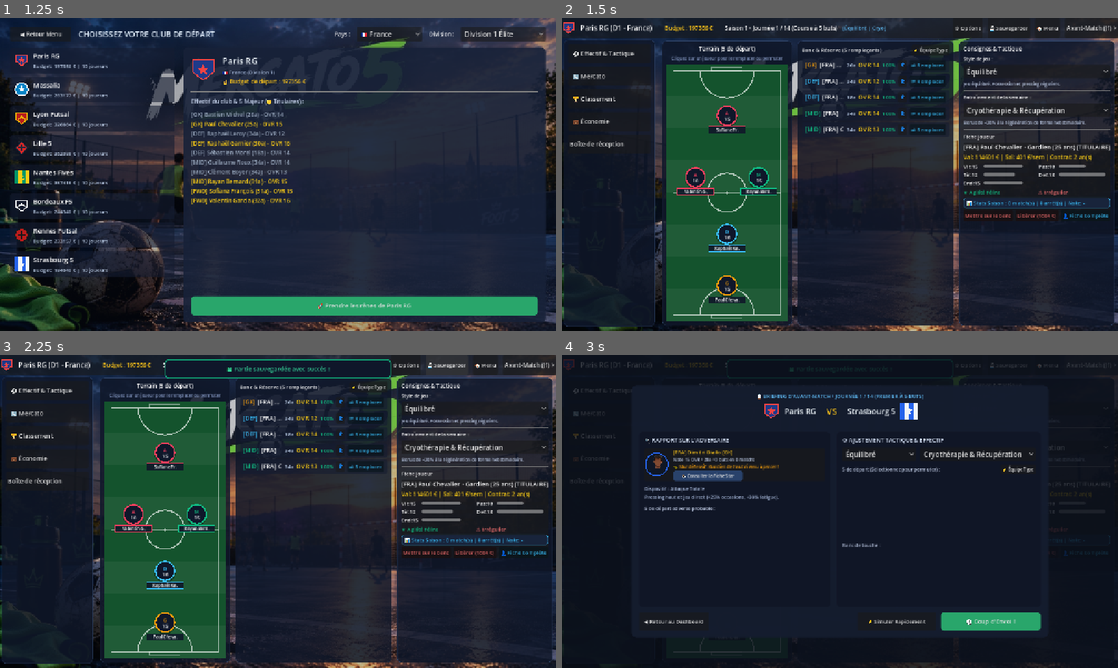
Above: before the commit, frames 1-4 (two rows, left to right).
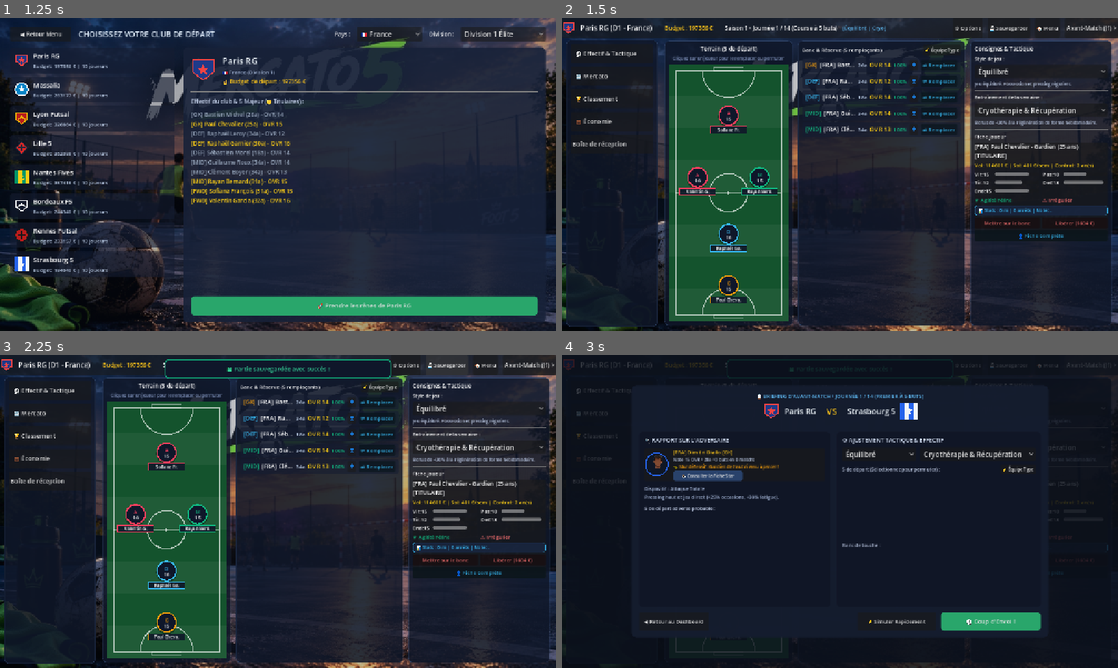
Above: after the commit, the same moments.

Repository: Kikodan/mercato5
Game: Godot game, scene res://scenes/MainMenu.tscn
The game is run twice, just before and just after one commit, with the same random seed, the same clock (stepped at 60 frames per second) and the same inputs.
Inputs:
- Up to frame 1 (1.25 s): click "⭐ NOUVELLE PARTIE" at 0.5 s
- Up to frame 2 (1.5 s): click "🚀 Prendre les rênes de Paris …" at 1.25 s
- Up to frame 3 (2.25 s): click "💾 Sauvegarder" at 2 s
- Up to frame 4 (3 s): click "Avant-Match (J1) >" at 2.75 s

Frame 1 is identical in both runs. In frame 2, 11% of the frame differs, in the area x 0-100%, y 7-99%; in frame 3, 11%; in frame 4, 0.2%.
Error in both runs: Invalid call. Nonexistent function 'theme_override_constants_set' in base 'HBoxContainer'. (res://scenes/PreMatchModal.gd:240)

Commit message:
Fix layout shift when selecting player on pitch (autowrap and grow_horizontal fix)

Diff:
--- a/scenes/Dashboard.tscn
+++ b/scenes/Dashboard.tscn
@@ -130,7 +130,7 @@
 offset_top = 50.0
 offset_right = -10.0
 offset_bottom = -10.0
-grow_horizontal = 2
+grow_horizontal = 1
 grow_vertical = 2
 theme_override_constants/separation = 12
 
@@ -193,7 +193,7 @@
 theme_override_constants/separation = 12
 
 [node name="PitchPanel" type="PanelContainer" parent="Body/MainContent/TabSquad"]
-custom_minimum_size = Vector2(300, 0)
+custom_minimum_size = Vector2(280, 0)
 layout_mode = 2
 size_flags_horizontal = 3
 size_flags_stretch_ratio = 1.0
@@ -215,6 +215,7 @@
 theme_override_font_sizes/font_size = 10
 text = "Cliquez sur un joueur pour le remplacer"
 horizontal_alignment = 1
+autowrap_mode = 2
 
 [node name="Pitch" type="Control" parent="Body/MainContent/TabSquad/PitchPanel/VBoxContainer"]
 custom_minimum_size = Vector2(260, 420)
@@ -223,7 +224,7 @@
 script = ExtResource("4_pitch")
 
 [node name="BenchPanel" type="PanelContainer" parent="Body/MainContent/TabSquad"]
-custom_minimum_size = Vector2(360, 0)
+custom_minimum_size = Vector2(280, 0)
 layout_mode = 2
 size_flags_horizontal = 3
 size_flags_stretch_ratio = 1.3
@@ -242,6 +243,7 @@
 size_flags_horizontal = 3
 theme_override_font_sizes/font_size = 12
 text = "Banc & Réserve"
+autowrap_mode = 2
 
 [node name="BtnAutoLineup" type="Button" parent="Body/MainContent/TabSquad/BenchPanel/VBoxContainer/BenchHeader"]
 layout_mode = 2
@@ -259,7 +261,7 @@
 theme_override_constants/separation = 4
 
 [node name="TacticsPanel" type="PanelContainer" parent="Body/MainContent/TabSquad"]
-custom_minimum_size = Vector2(320, 0)
+custom_minimum_size = Vector2(260, 0)
 layout_mode = 2
 size_flags_horizontal = 3
 size_flags_stretch_ratio = 1.1
--- a/scenes/DashboardController.gd
+++ b/scenes/DashboardController.gd
@@ -772,12 +772,12 @@
 	# Consignes dynamiques
 	if selected_swap_player != null:
 		if player_club.starting_five.has(selected_swap_player):
-			label_pitch_sub.text = "⇄ %s sélectionné : Cliquez sur un remplaçant ci-contre ou un titulaire pour permuter" % selected_swap_player.full_name
+			label_pitch_sub.text = "⇄ %s sélectionné\nCliquez sur un remplaçant ou un titulaire" % selected_swap_player.full_name
 			label_pitch_sub.modulate = Color("facc15")
-			label_bench_title.text = "Cliquez sur '⇄ Remplacer' sur le joueur qui doit entrer :"
+			label_bench_title.text = "Choisir le joueur entrant :"
 			label_bench_title.modulate = Color("facc15")
 		else:
-			label_pitch_sub.text = "⇄ %s (banc) sélectionné : Cliquez sur le titulaire à sortir sur le terrain" % selected_swap_player.full_name
+			label_pitch_sub.text = "⇄ %s (banc) sélectionné\nCliquez sur le titulaire à sortir" % selected_swap_player.full_name
 			label_pitch_sub.modulate = Color("38bdf8")
 			label_bench_title.text = "Banc & Réserve"
 			label_bench_title.modulate = Color.WHITE
@@ -931,13 +931,17 @@
 	var title = Label.new()
 	var pos_names = ["Gardien", "Défenseur", "Milieu", "Attaquant"]
 	title.text = "%s %s - %s (%d ans)%s" % [p.get_flag_emoji(), p.full_name, pos_names[p.position], p.age, status_text]
-	title.add_theme_font_size_override("font_size", 14)
+	title.add_theme_font_size_override("font_size", 13)
+	title.autowrap_mode = TextServer.AUTOWRAP_WORD_SMART
+	title.size_flags_horizontal = Control.SIZE_EXPAND_FILL
 	inspector_content.add_child(title)
 
 	var val_lbl = Label.new()
 	val_lbl.text = "Val: %s € | Sal: %s €/sem | Contrat: %d an(s)" % [String.num_int64(p.market_value), String.num_int64(p.salary), p.contract_years]
 	val_lbl.modulate = Color("facc15")
-	val_lbl.add_theme_font_size_override("font_size", 13)
+	val_lbl.add_theme_font_size_override("font_size", 12)
+	val_lbl.autowrap_mode = TextServer.AUTOWRAP_WORD_SMART
+	val_lbl.size_flags_horizontal = Control.SIZE_EXPAND_FILL
 	inspector_content.add_child(val_lbl)
 
 	var stats_grid = GridContainer.new()
@@ -980,11 +984,13 @@
 	trait_pos.text = "★ %s" % p.trait_positive
 	trait_pos.modulate = Color("10b981")
 	trait_pos.add_theme_font_size_override("font_size", 12)
+	trait_pos.autowrap_mode = TextServer.AUTOWRAP_WORD_SMART
 	trait_pos.size_flags_horizontal = Control.SIZE_EXPAND_FILL
 	var trait_neg = Label.new()
 	trait_neg.text = "⚠️ %s" % p.trait_negative
 	trait_neg.modulate = Color("f87171")
 	trait_neg.add_theme_font_size_override("font_size", 12)
+	trait_neg.autowrap_mode = TextServer.AUTOWRAP_WORD_SMART
 	trait_neg.size_flags_horizontal = Control.SIZE_EXPAND_FILL
 	traits_box.add_child(trait_pos)
 	traits_box.add_child(trait_neg)
@@ -1013,16 +1019,21 @@
 
 	var lbl_season_stats = Label.new()
 	if p.position == Player.Position.GK:
-		lbl_season_stats.text = "📊 Stats Saison : %d match(s) | %d arrêt(s) | Note: %s" % [cur_m, cur_s, cur_r_str]
+		lbl_season_stats.text = "📊 Stats : %d m | %d arrêts | Note: %s" % [cur_m, cur_s, cur_r_str]
 	else:
-		lbl_season_stats.text = "📊 Stats Saison : %d m | ⚽ %d but(s) | 🎯 %d pass. | 🛡️ %d tac. | Note: %s" % [cur_m, cur_g, cur_a, cur_t, cur_r_str]
-	lbl_season_stats.add_theme_font_size_override("font_size", 12)
+		lbl_season_stats.text = "📊 Stats : %d m | ⚽ %d buts | 🎯 %d pass. | 🛡️ %d tac. | Note: %s" % [cur_m, cur_g, cur_a, cur_t, cur_r_str]
+	lbl_season_stats.add_theme_font_size_override("font_size", 11)
 	lbl_season_stats.add_theme_color_override("font_color", Color("38bdf8"))
+	lbl_season_stats.autowrap_mode = TextServer.AUTOWRAP_WORD_SMART
+	lbl_season_stats.size_flags_horizontal = Control.SIZE_EXPAND_FILL
 	stats_badge.add_child(lbl_season_stats)
 	inspector_content.add_child(stats_badge)
 
-	var btn_box = HBoxContainer.new()
-	btn_box.add_theme_constant_override("separation", 6)
+	var btn_vbox = VBoxContainer.new()
+	btn_vbox.add_theme_constant_override("separation", 4)
+
+	var row_actions = HBoxContainer.new()
+	row_actions.add_theme_constant_override("separation", 6)
 
 	if is_starter:
 		var btn_remove = Button.new()
@@ -1036,11 +1047,11 @@
 				selected_swap_player = null
 			_render_squad_view()
 		)
-		btn_box.add_child(btn_remove)
+		row_actions.add_child(btn_remove)
 	else:
 		if player_club.starting_five.size() < 5:
 			var btn_add = Button.new()
-			btn_add.text = "Aligner sur le terrain"
+			btn_add.text = "Aligner"
 			btn_add.size_flags_horizontal = Control.SIZE_EXPAND_FILL
 			btn_add.modulate = Color("10b981")
 			btn_add.add_theme_font_size_override("font_size", 12)
@@ -1050,7 +1061,7 @@
 					selected_swap_player = null
 				_render_squad_view()
 			)
-			btn_box.add_child(btn_add)
+			row_actions.add_child(btn_add)
 		else:
 			var btn_prep_swap = Button.new()
 			btn_prep_swap.text = "⇄ Remplacer"
@@ -1061,7 +1072,7 @@
 				selected_swap_player = p
 				_render_squad_view()
 			)
-			btn_box.add_child(btn_prep_swap)
+			row_actions.add_child(btn_prep_swap)
 
 	if player_club.squad.has(p):
 		var severance = p.salary * 4
@@ -1079,7 +1090,9 @@
 				_render_inspector(null)
 				_update_topbar()
 		)
-		btn_box.add_child(btn_release)
+		row_actions.add_child(btn_release)
+
+	btn_vbox.add_child(row_actions)
 
 	var btn_full_profile = Button.new()
 	btn_full_profile.text = "👤 Fiche Complète"
@@ -1089,9 +1102,9 @@
 	btn_full_profile.pressed.connect(func():
 		player_detail_modal.open_player(p, player_club)
 	)
-	btn_box.add_child(btn_full_profile)
-
-	inspector_content.add_child(btn_box)
+	btn_vbox.add_child(btn_full_profile)
+
+	inspector_content.add_child(btn_vbox)
 
 
 func _on_btn_european_cup_pressed() -> void:
--- /dev/null
+++ b/scratch/test_pitch_selection_layout.gd
@@ -0,0 +1,53 @@
+extends SceneTree
+
+func _init() -> void:
+	print("--- TEST SELECTION JOUEUR & STABILITE DU LAYOUT ---")
+	var main_menu_res = load("res://scenes/MainMenu.tscn")
+	var main_menu = main_menu_res.instantiate()
+	root.add_child(main_menu)
+	await process_frame
+
+	main_menu._on_btn_new_game_pressed()
+	main_menu._on_btn_start_with_club_pressed()
+
+	await process_frame
+	await process_frame
+
+	var dash = current_scene
+	assert(dash != null, "Dashboard non chargé")
+
+	var body = dash.get_node("Body")
+	var side_nav = dash.get_node("Body/SideNav")
+
+	print("Avant sélection:")
+	print("  Body offset_left: ", body.offset_left)
+	print("  Body grow_horizontal: ", body.grow_horizontal)
+	print("  SideNav custom_minimum_size: ", side_nav.custom_minimum_size)
+	assert(body.offset_left == 10.0, "Body offset_left doit être 10.0")
+	assert(body.grow_horizontal == 1, "Body grow_horizontal doit être 1 (GROW_DIRECTION_END)")
+
+	# Clic sur un joueur titulaire du pitch
+	var starter = dash.player_club.starting_five[0]
+	print("Simulation clic sur le titulaire: ", starter.full_name)
+	dash._on_pitch_player_clicked(starter)
+
+	await process_frame
+
+	print("Après sélection:")
+	print("  Body offset_left: ", body.offset_left)
+	print("  LabelPitchSub text:\n", dash.label_pitch_sub.text)
+	print("  LabelBenchTitle text: ", dash.label_bench_title.text)
+
+	assert(body.offset_left == 10.0, "Body offset_left NE DOIT PAS avoir bougé !")
+	assert(dash.inspector_content.get_child_count() > 0, "L'inspecteur doit afficher la fiche joueur")
+
+	# Re-clic pour désélectionner
+	print("Simulation second clic pour désélectionner")
+	dash._on_pitch_player_clicked(starter)
+	await process_frame
+	print("Après désélection:")
+	print("  Body offset_left: ", body.offset_left)
+	assert(body.offset_left == 10.0, "Body offset_left doit rester stable !")
+
+	print("✓ Test de stabilité de mise en page validé avec succès !")
+	quit(0)
Not shown, added: scratch/test_pitch_selection_layout.gd.uid
Not shown, changed: build/web/index.html
Not shown, changed: build/web/index.pck
